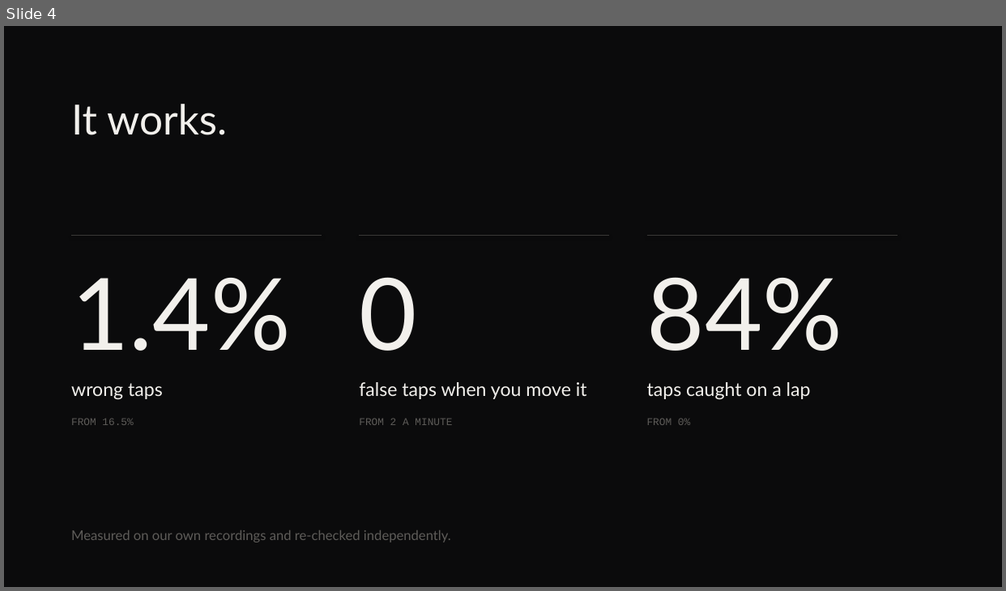
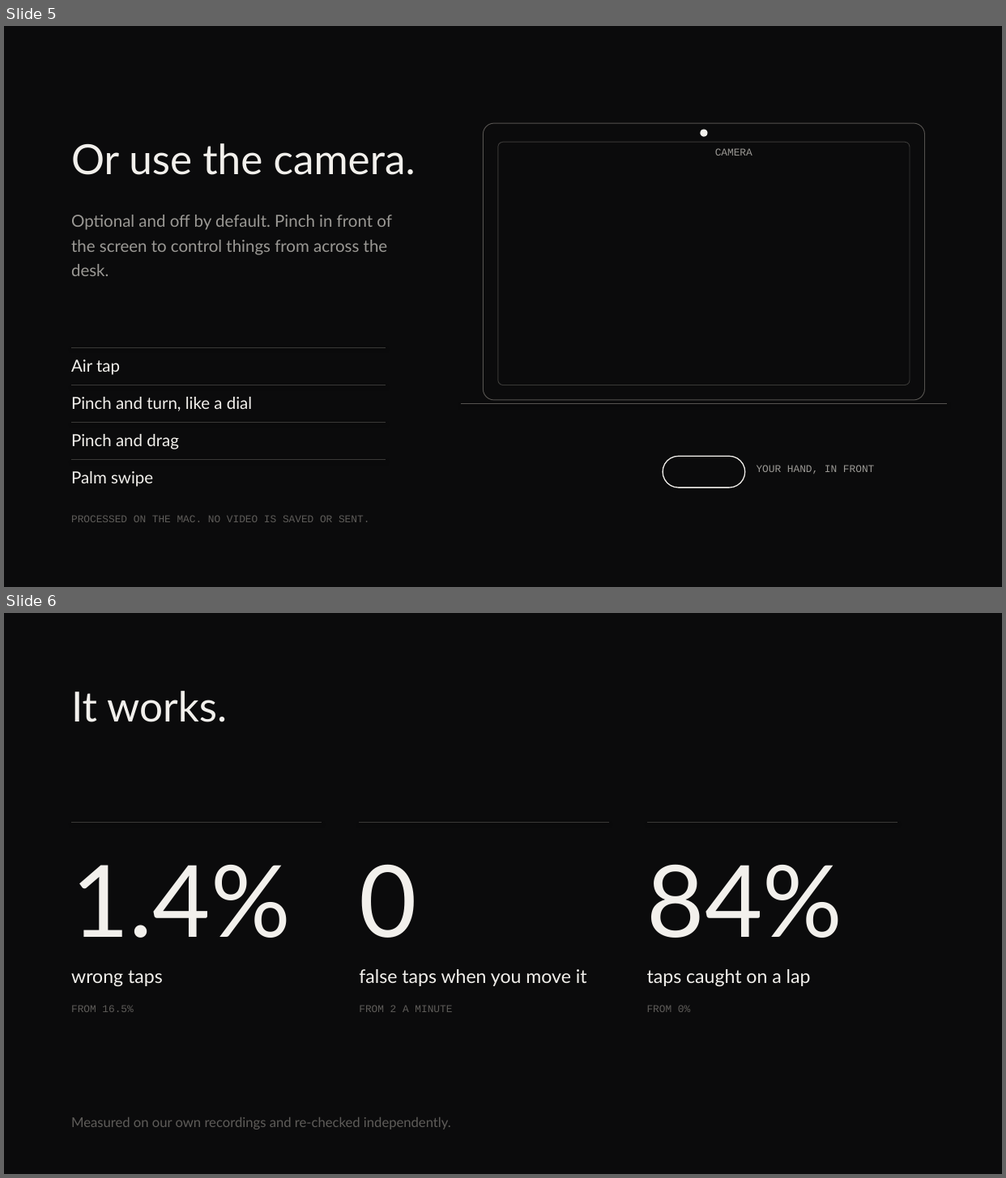
Before and after one commit to Soham109/ghostkeys, a slide deck: docs/pitch/Ghostkeys-pitch.pptx. Shown one above the other, each under a label of ours: slide 4 before the commit, slides 5 and 6 after it. The pictures are 1006x591 and 1006x1178 pixels, drawn with LibreOffice and Linux fonts; fonts in the diff are those of the drawing. Boxes give left, top, right and bottom in pixels: in the first picture for what was removed or moved away, otherwise in the second. Text is boxed around its words. In the diff, an @@ line names an element or a change of style, - is before the commit and + after.

Commit message:
Pitch deck: add ML, sonar and camera slides

```diff
--- a/docs/pitch/Ghostkeys-pitch.pptx
+++ b/docs/pitch/Ghostkeys-pitch.pptx
@@ slide 5 added at box(4, 26, 1002, 587), background #0B0B0C @@
@@ text added at box(71, 143, 415, 175), 40 pt, text #F2F0EC @@
+Or use the camera.
@@ rounded rectangle added at box(484, 123, 925, 400), outline #555350 0.75 pt @@
@@ rounded rectangle added at box(498, 142, 910, 386), outline #3A3937 0.75 pt @@
@@ ellipse added at box(701, 130, 708, 137), fill #F2F0EC @@
@@ text added at box(715, 148, 752, 156), 10 pt, text #9A9894 @@
+CAMERA
@@ text added at box(71, 215, 392, 276), 16 pt, text #9A9894 @@
+Optional and off by default. Pinch in front of the screen to control things from across the desk.
@@ line added from (71, 348) to (386, 348), #3A3937 0.75 pt @@
@@ text added at box(71, 360, 120, 375), 16 pt, text #F2F0EC @@
+Air tap
@@ line added from (71, 386) to (386, 386), #3A3937 0.75 pt @@
@@ text added at box(71, 397, 252, 412), 16 pt, text #F2F0EC @@
+Pinch and turn, like a dial
@@ line added from (461, 404) to (948, 404), #555350 1.25 pt @@
@@ line added from (71, 423) to (386, 423), #3A3937 0.75 pt @@
@@ text added at box(71, 434, 179, 450), 16 pt, text #F2F0EC @@
+Pinch and drag
@@ line added from (71, 460) to (386, 460), #3A3937 0.75 pt @@
@@ rounded rectangle added at box(663, 456, 745, 488), outline #F2F0EC 1 pt @@
@@ text added at box(71, 472, 153, 487), 16 pt, text #F2F0EC @@
+Palm swipe
@@ text added at box(756, 465, 874, 474), 10 pt, text #9A9894 @@
+YOUR HAND, IN FRONT
@@ text added at box(71, 515, 369, 523), 10 pt, text #5E5C59 @@
+PROCESSED ON THE MAC. NO VIDEO IS SAVED OR SENT.
@@ what was slide 4 is now slide 6 @@
```
Also in this commit, not shown: 1 slide changed, 1 other slide added, 2 other files.
